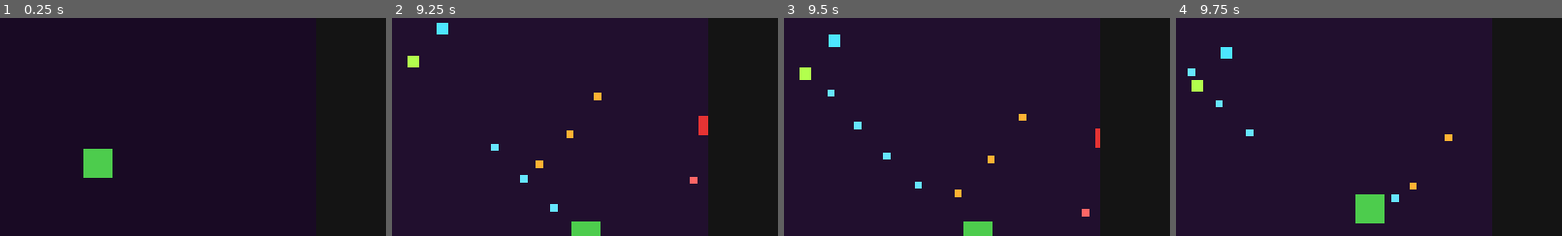
Above: before the commit, frames 1-4 (left to right).
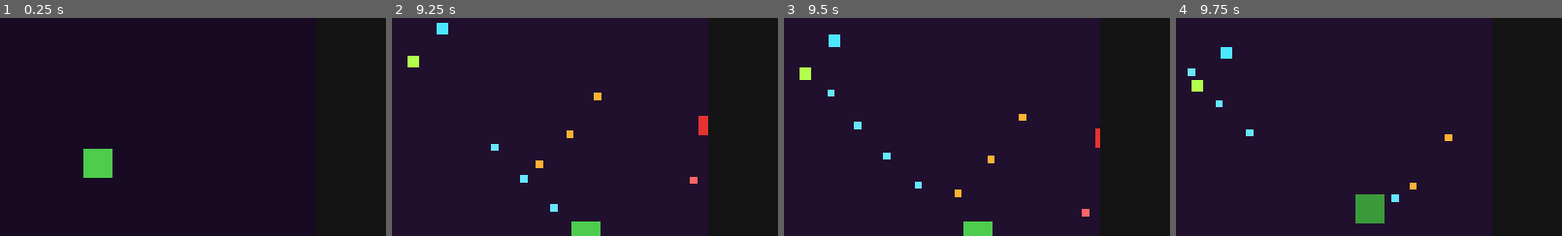
Above: after the commit, the same moments.

Repository: Funfetsunk/terra-intercept
Game: Godot game, scene res://scenes/levels/test_range.tscn
Two runs of this game, one before a commit and one after it. Both use one fixed random seed, a clock stepped at 60 frames per second and the inputs below. This scene is started directly instead of the project's main scene.
Inputs (mouse positions are % of the whole screen's width and height, from its top left):
- Up to frame 1 (0.25 s): no input
- Up to frame 2 (9.25 s): tap Enter (ui_accept) at 0.5, 0.77, 3.77, 6.77 s; move the mouse to (72, 45) at 0.52 s; hold D (p1_move_right) 0.53-1.25 s; click (72, 45) at 0.6 s; drag from (30, 55) to (62, 83) at 1.27 s; move the mouse to (60, 28) at 2.02 s; hold D (p1_move_right) 2.03-2.75 s; hold Space (p1_ordnance) 2.03-2.75 s; drag from (45, 70) to (44, 25) at 2.77 s; move the mouse to (80, 65) at 3.52 s; hold A (p1_move_left) 3.53-4.25 s; tap E (p1_squad_next) at 3.6, 8.1 s; drag from (20, 35) to (64, 19) at 4.27 s; move the mouse to (55, 50) at 5.02 s; hold S (p1_move_down) 5.03-5.75 s; click (55, 50) at 5.1 s; drag from (35, 25) to (53, 59) at 5.77 s; move the mouse to (72, 45) at 6.52 s; hold W (p1_move_up) 6.53-7.25 s; hold Space (p1_ordnance) 6.53-7.25 s; drag from (30, 55) to (28, 30) at 7.27 s; move the mouse to (60, 28) at 8.02 s; hold S (p1_move_down) 8.03-8.75 s; drag from (45, 70) to (20, 35) at 8.77 s
- Up to frame 3 (9.5 s): no input
- Up to frame 4 (9.75 s): move the mouse to (80, 65) at 9.52 s; hold W (p1_move_up) from 9.53 s (still down); click (80, 65) at 9.6 s
The pictures show only the part of the screen within x 37-87%, y 50-100%; the shares and areas given below are measured in that part.

Frames 1-3 are identical in both runs. In frame 4, 1.0% of the frame differs, in the area x 46-55%, y 80-95%.

Commit message:
Add player-vs-enemy contact damage and hit feedback flashes
Player ships colliding with enemy ships previously passed through
each other - only bullets could hurt the player. Adds
EnemyData.contact_damage (default 1.0, so every existing enemy deals
contact damage without touching its .tres) and a simple circle-vs-
hitbox check in BulletManager, same style as the existing bullet-vs-
player check, gated by a 0.5s cooldown so standing on an enemy doesn't
melt shields in one frame. Routes through the player's existing
take_hit(), so game-over latching, tutorial hull floor and hit
invincibility all apply for free. Enemy takes no damage from the
collision - only the player, per the ask.

Also adds hit feedback on take_hit(): sprite dims briefly when a
shielded hit lands, flashes white briefly when hull absorbs a hit
(shields empty).

Co-Authored-By: Claude Sonnet 5 <noreply@anthropic.com>
Claude-Session: https://claude.ai/code/session_01RV6NjfYkb9ah9RXEg66au1

Diff:
--- a/scenes/player/player_ship.gd
+++ b/scenes/player/player_ship.gd
@@ -15,6 +15,9 @@
 signal ordnance_ammo_changed(current: int)
 
 @export var data: ShipData
+@export var shield_hit_dim_color: Color = Color(0.45, 0.45, 0.45, 1.0)
+@export var shield_hit_dim_duration: float = 0.15
+@export var hull_hit_flash_duration: float = 0.1
 
 var shield_current: float = 0.0
 var hull_current: float = 0.0
@@ -163,13 +166,23 @@
 		shield_current = max(0.0, shield_current - damage)
 		_shield_recharge_timer = data.shield_recharge_delay
 		shield_changed.emit(shield_current, data.shield_max)
+		_flash_shield_hit()
 	else:
 		var hull_floor: float = 1.0 if _game_state.tutorial_active else 0.0
 		hull_current = max(hull_floor, hull_current - damage)
 		_hull_invincible_timer = data.hull_hit_invincibility_duration
 		hull_changed.emit(hull_current, data.hull_max)
+		_flash_hull_hit()
 		if hull_current <= 0.0:
 			hull_depleted.emit()
+
+func _flash_shield_hit() -> void:
+	$Sprite.modulate = shield_hit_dim_color
+	create_tween().tween_property($Sprite, "modulate", Color.WHITE, shield_hit_dim_duration)
+
+func _flash_hull_hit() -> void:
+	$Sprite.color = Color.WHITE
+	create_tween().tween_property($Sprite, "color", data.ship_color, hull_hit_flash_duration)
 
 func _is_invincible() -> bool:
 	return _hull_invincible_timer > 0.0 or _respawn_invincible_timer > 0.0 or _special_invincible_timer > 0.0
--- a/scripts/enemies/enemy_base.gd
+++ b/scripts/enemies/enemy_base.gd
@@ -84,3 +84,6 @@
 
 func get_hitbox_radius() -> float:
 	return data.hitbox_radius
+
+func get_contact_damage() -> float:
+	return data.contact_damage
--- a/scripts/resources/enemy_data.gd
+++ b/scripts/resources/enemy_data.gd
@@ -5,6 +5,7 @@
 @export var move_speed: float = 40.0
 @export var hull_max: float = 2.0
 @export var hitbox_radius: float = 8.0
+@export var contact_damage: float = 1.0
 @export var pattern: BulletPatternData
 @export var score_value: int = 100
 @export var alien_tech_drop: int = 0
--- a/scripts/systems/bullet_manager.gd
+++ b/scripts/systems/bullet_manager.gd
@@ -3,6 +3,7 @@
 @export var max_player_bullets: int = 1024
 @export var max_enemy_bullets: int = 4096
 @export var despawn_margin: float = 40.0
+@export var contact_damage_cooldown: float = 0.5
 
 signal bullet_pool_exhausted(is_player: bool)
 
@@ -56,6 +57,7 @@
 var _registered_player_hitbox_radius: float = 0.0
 var _registered_enemies: Array[Node2D] = []
 var _enemy_bullet_time_scale: float = 1.0
+var _contact_cooldown: float = 0.0
 
 func _ready() -> void:
 	_player_pool.setup(max_player_bullets)
@@ -66,6 +68,7 @@
 	if not get_tree().paused:
 		_step_pool(_enemy_pool, delta, _enemy_bullet_time_scale)
 		_check_enemy_bullets_vs_player()
+		_check_enemy_ships_vs_player(delta)
 	_check_player_bullets_vs_enemies()
 	queue_redraw()
 
@@ -98,6 +101,23 @@
 				_registered_player.take_hit(damage)
 		else:
 			i += 1
+
+func _check_enemy_ships_vs_player(delta: float) -> void:
+	_contact_cooldown = max(0.0, _contact_cooldown - delta)
+	if _contact_cooldown > 0.0 or _registered_player == null:
+		return
+	var player_pos: Vector2 = _registered_player.global_position
+	var player_r: float = _registered_player_hitbox_radius
+	for e: Node2D in _registered_enemies:
+		if e == null or not is_instance_valid(e):
+			continue
+		if not e.has_method("get_hitbox_radius") or not e.has_method("get_contact_damage"):
+			continue
+		if e.global_position.distance_to(player_pos) <= e.get_hitbox_radius() + player_r:
+			if _registered_player.has_method("take_hit"):
+				_registered_player.take_hit(e.get_contact_damage())
+			_contact_cooldown = contact_damage_cooldown
+			return
 
 func _check_player_bullets_vs_enemies() -> void:
 	if _registered_enemies.is_empty():
